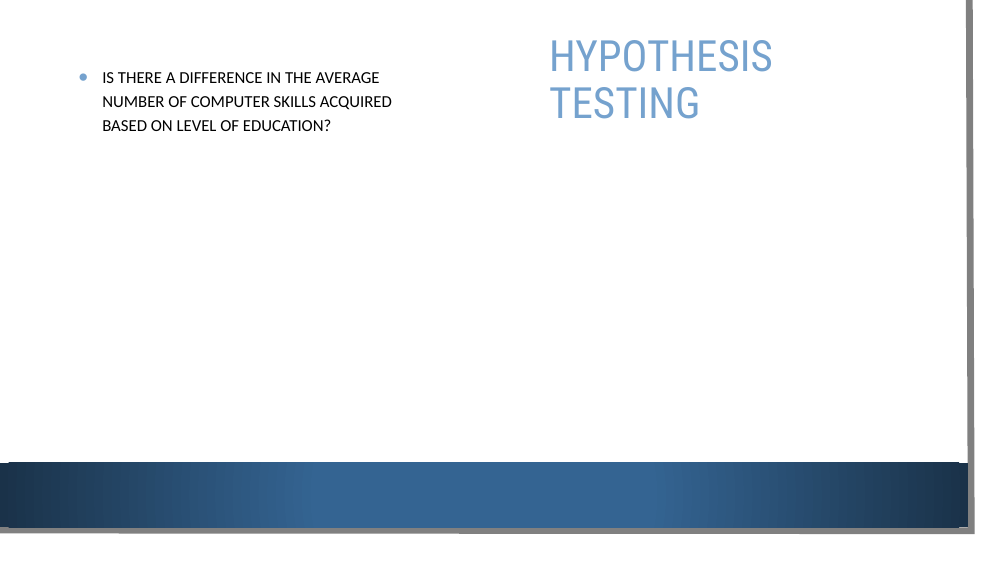
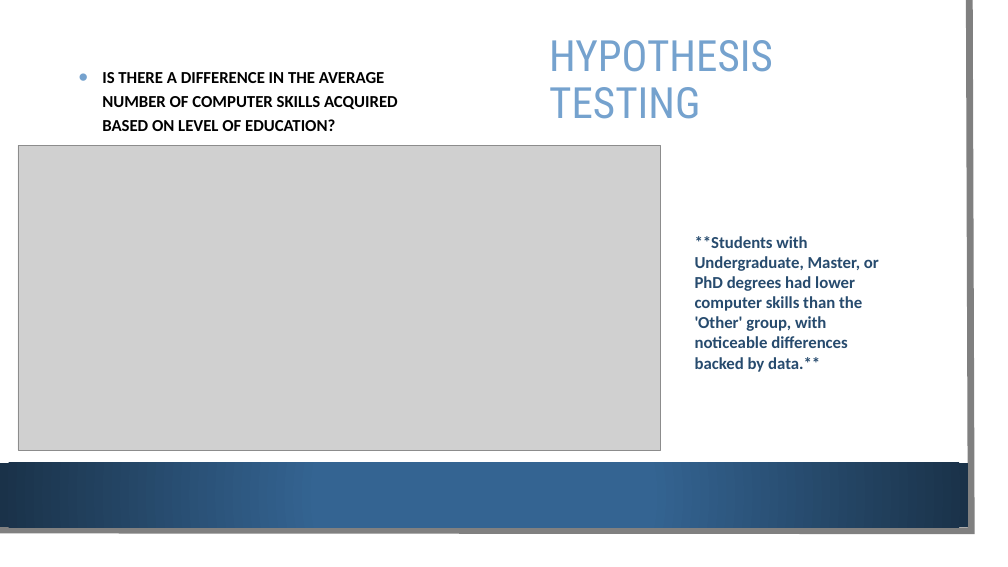
Before and after one commit to NemaPuthanveetil/DATS6101-Team-Global-Project, a slide deck: slide 6 of Presentation for Data Science 101.pptx. Drawn at 1008x567 pixels with LibreOffice and Linux fonts; fonts in the diff are those of the drawing; grey boxes stand for pictures; background and template pictures are left out. Boxes give left, top, right and bottom in pixels: in the first picture for what was removed or moved away, otherwise in the second. Text is boxed around its words. In the diff, an @@ line names an element or a change of style, - is before the commit and + after.

```diff
--- a/Presentation for Data Science 101.pptx
+++ b/Presentation for Data Science 101.pptx
@@ text "IS THERE A DIFFERENCE IN ..." at [102, 72, 398, 131]: bold on @@
@@ picture added at [18, 145, 661, 450] @@
@@ text added at [695, 236, 879, 372], 16 pt, text #274B6D, bold @@
+**Students with Undergraduate, Master, or PhD degrees had lower computer skills than the 'Other' group, with noticeable differences backed by data.**
```
Also in this commit, not shown: 5 other slides changed, 2 slides added, 2 slides removed.
